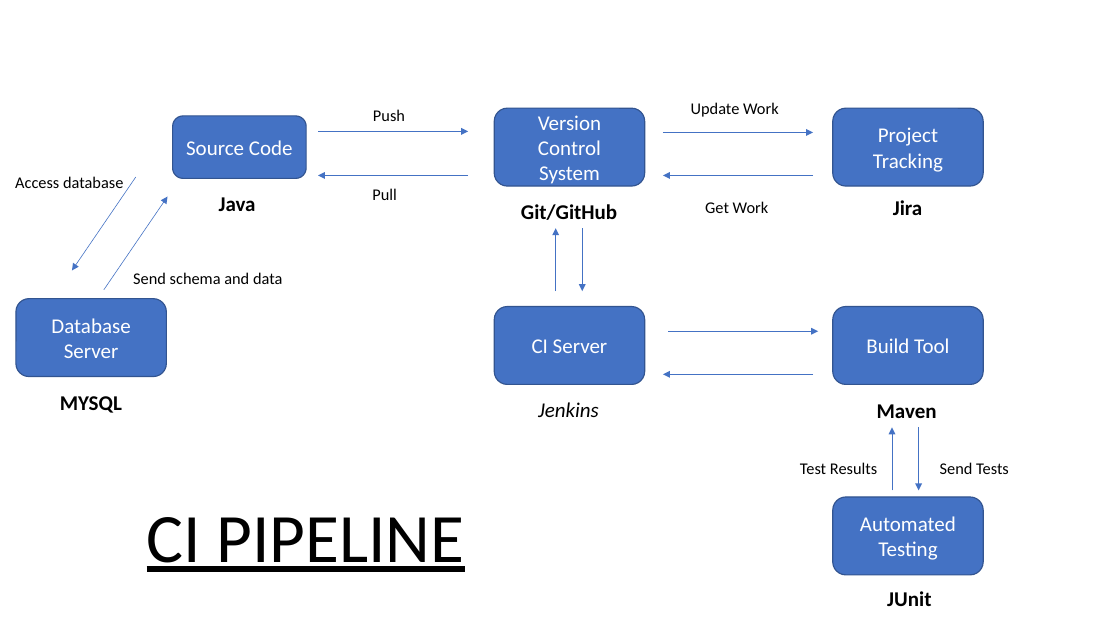
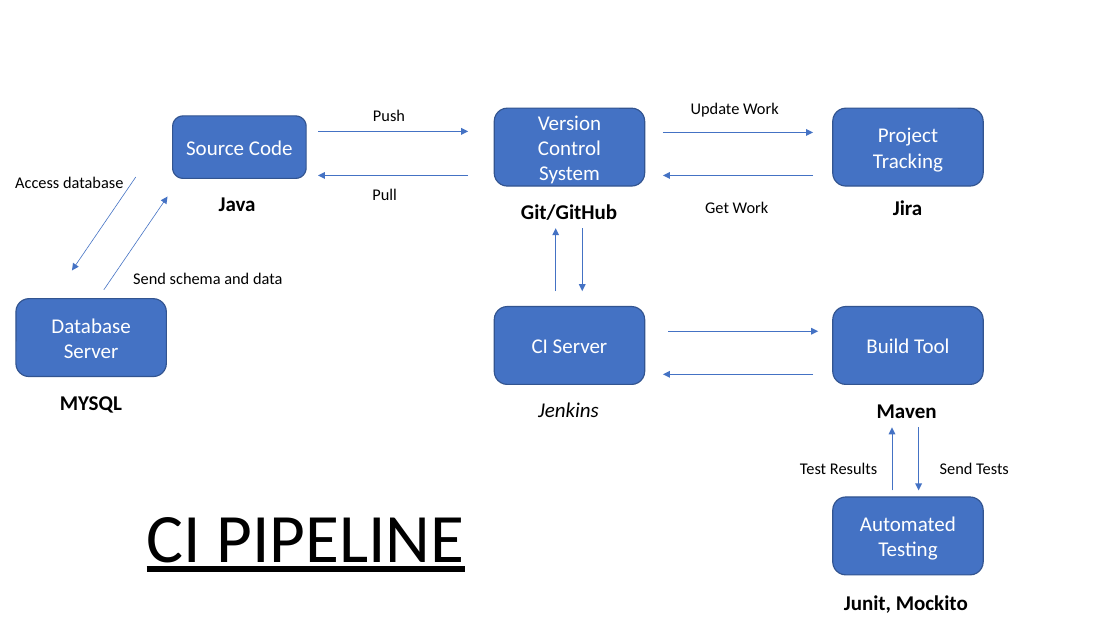
Before and after one commit to Sangiv/IMS-Starter, a slide deck: slide 6 of documentation/IMS-Presentation.pptx. Drawn at 1120x630 pixels with LibreOffice and Linux fonts; fonts in the diff are those of the drawing. Boxes give left, top, right and bottom in pixels: in the first picture for what was removed or moved away, otherwise in the second. Text is boxed around its words. In the diff, an @@ line names an element or a change of style, - is before the commit and + after.

```diff
--- a/documentation/IMS-Presentation.pptx
+++ b/documentation/IMS-Presentation.pptx
@@ text at box(844, 595, 968, 613): text changed @@
-JUnit
+Junit, Mockito
```
Also in this commit, not shown: 2 other slides changed, 6 slides added, 1 slide removed.
